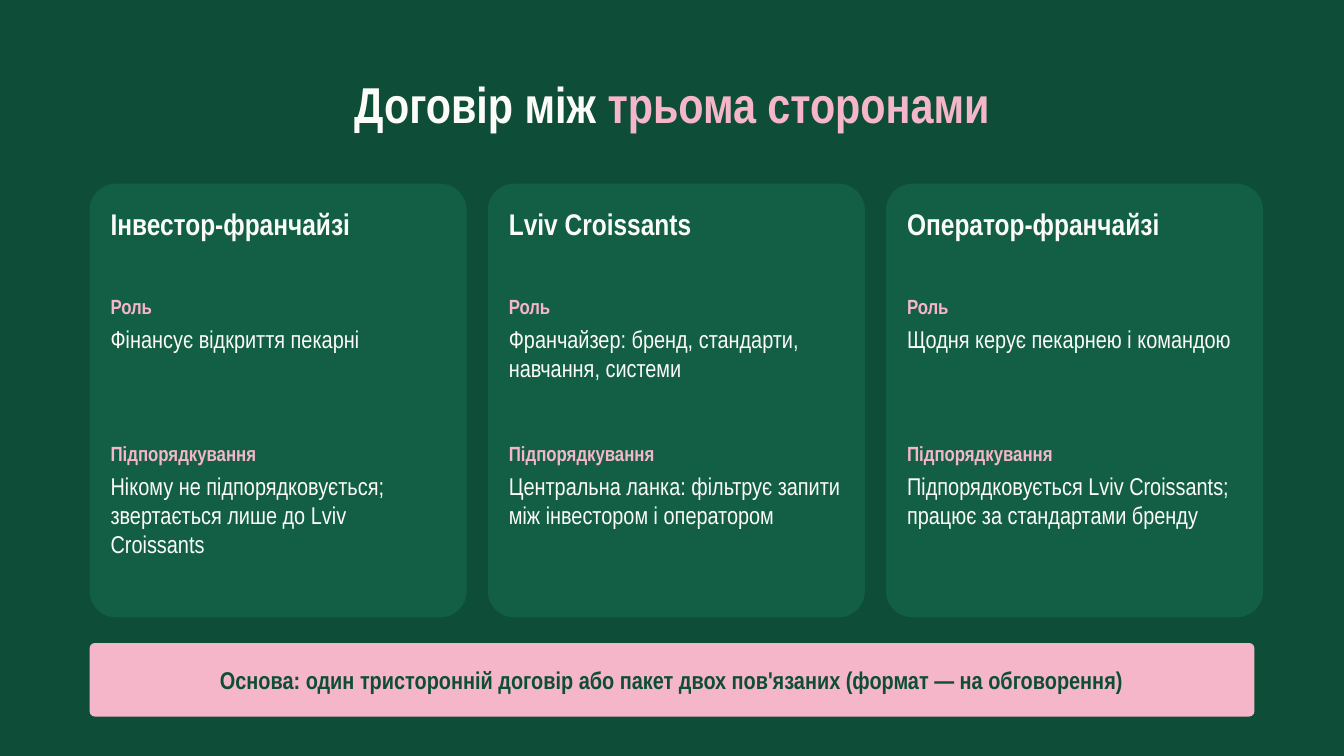
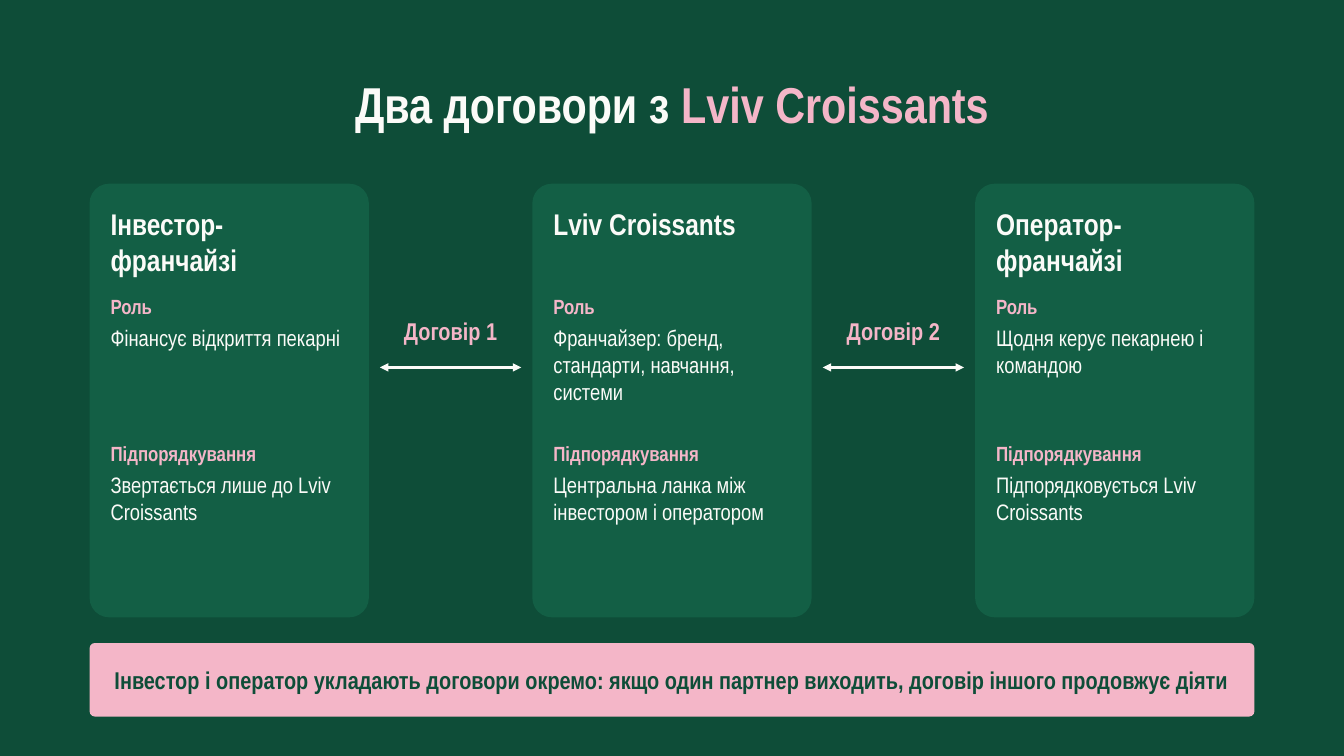
Before and after one commit to denfidiriv-cmyk/xcrypto, a slide deck: slide 27 of presentation_with_contract.pptx. Drawn at 1344x756 pixels with LibreOffice and Linux fonts; fonts in the diff are those of the drawing. Boxes give left, top, right and bottom in pixels: in the first picture for what was removed or moved away, otherwise in the second. Text is boxed around its words. In the diff, an @@ line names an element or a change of style, - is before the commit and + after.

```diff
--- a/presentation_with_contract.pptx
+++ b/presentation_with_contract.pptx
@@ text at <box>355,86,988,133</box>: text changed @@
-Договір між трьома сторонами
+Два договори з Lviv Croissants
@@ rounded rectangle: place and size @@
-rounded rectangle at <box>89,183,466,617</box>
+rounded rectangle at <box>89,183,369,617</box>
@@ text "Інвестор-франчайзі" rewrapped from <box>111,212,350,241</box> to <box>111,214,238,277</box> @@
@@ rounded rectangle: place and size @@
-rounded rectangle at <box>488,183,865,617</box>
+rounded rectangle at <box>532,183,812,617</box>
@@ text "Lviv Croissants": place and size @@
-text "Lviv Croissants" at <box>509,213,692,236</box>
+text "Lviv Croissants" at <box>553,213,736,236</box>
@@ rounded rectangle: place and size @@
-rounded rectangle at <box>886,183,1263,617</box>
+rounded rectangle at <box>975,183,1255,617</box>
@@ text "Оператор-франчайзі" rewrapped from <box>907,212,1159,241</box> to <box>996,214,1123,277</box> @@
@@ text "Роль": place and size @@
-text "Роль" at <box>509,300,799,380</box>
+text "Роль" at <box>553,300,735,401</box>
@@ text "Роль": place and size @@
-text "Роль" at <box>907,300,1230,353</box>
+text "Роль" at <box>996,300,1203,378</box>
@@ text at <box>111,329,340,351</box>: size 26 to 24 pt in "Фінансує відкриття пекарні" @@
@@ text added at <box>404,322,497,345</box>, 26 pt, text #F4B6C8, bold @@
+Договір 1
@@ text at <box>553,329,735,401</box>: size 26 to 24 pt @@
@@ text added at <box>847,322,940,345</box>, 26 pt, text #F4B6C8, bold @@
+Договір 2
@@ text at <box>996,329,1203,378</box>: size 26 to 24 pt in "Щодня керує пекарнею і командою" @@
@@ double arrow added from (380, 368) to (521, 368), #FBFBF8 3 pt @@
@@ double arrow added from (823, 368) to (964, 368), #FBFBF8 3 pt @@
@@ text "Підпорядкування": place and size @@
-text "Підпорядкування" at <box>509,446,840,529</box>
+text "Підпорядкування" at <box>553,446,764,525</box>
@@ text "Підпорядкування": place and size @@
-text "Підпорядкування" at <box>907,446,1228,529</box>
+text "Підпорядкування" at <box>996,446,1196,521</box>
@@ text at <box>111,476,331,521</box>: text changed; size 26 to 24 pt @@
-Нікому не підпорядковується; звертається лише до Lviv Croissants
+Звертається лише до Lviv Croissants
@@ text at <box>553,476,764,525</box>: text changed; size 26 to 24 pt @@
-Центральна ланка: фільтрує запити між інвестором і оператором
+Центральна ланка між інвестором і оператором
@@ text at <box>996,476,1196,521</box>: text changed; size 26 to 24 pt @@
-Підпорядковується Lviv Croissants; працює за стандартами бренду
+Підпорядковується Lviv Croissants
@@ text at <box>114,671,1228,694</box>: text changed @@
-Основа: один тристоронній договір або пакет двох пов'язаних (формат — на обговорення)
+Інвестор і оператор укладають договори окремо: якщо один партнер виходить, договір іншого продовжує діяти
```
Also in this commit, not shown: 1 other slide changed, 8 slides added, 3 slides removed.
